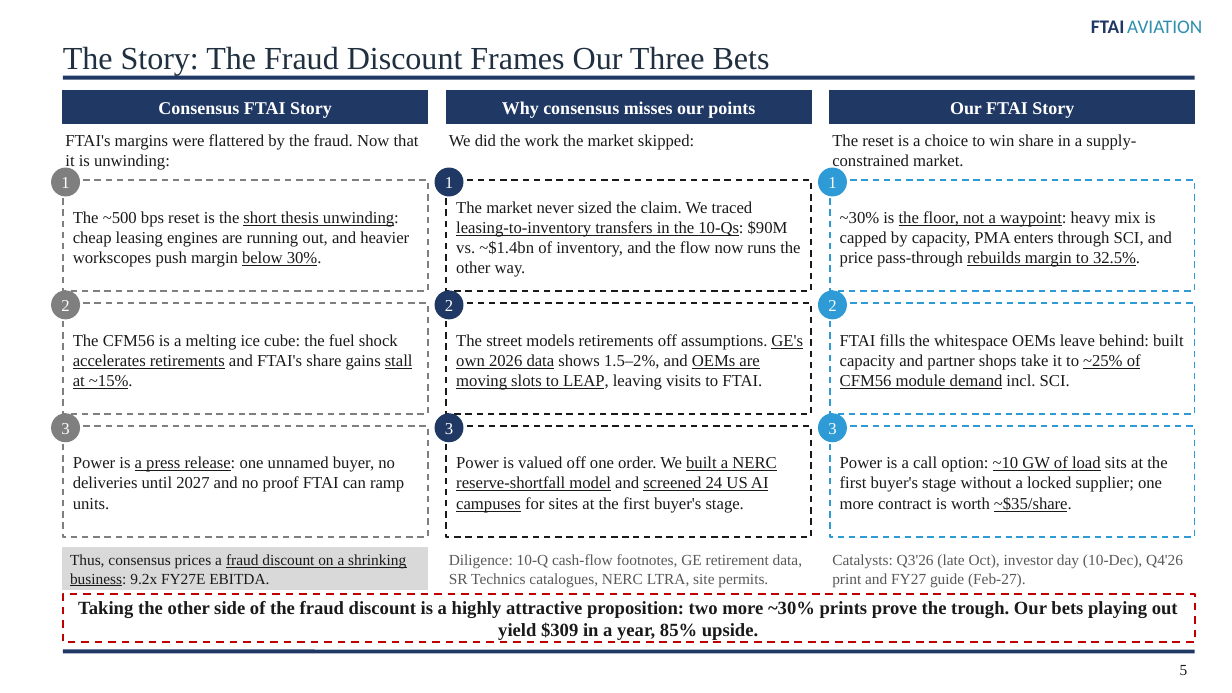
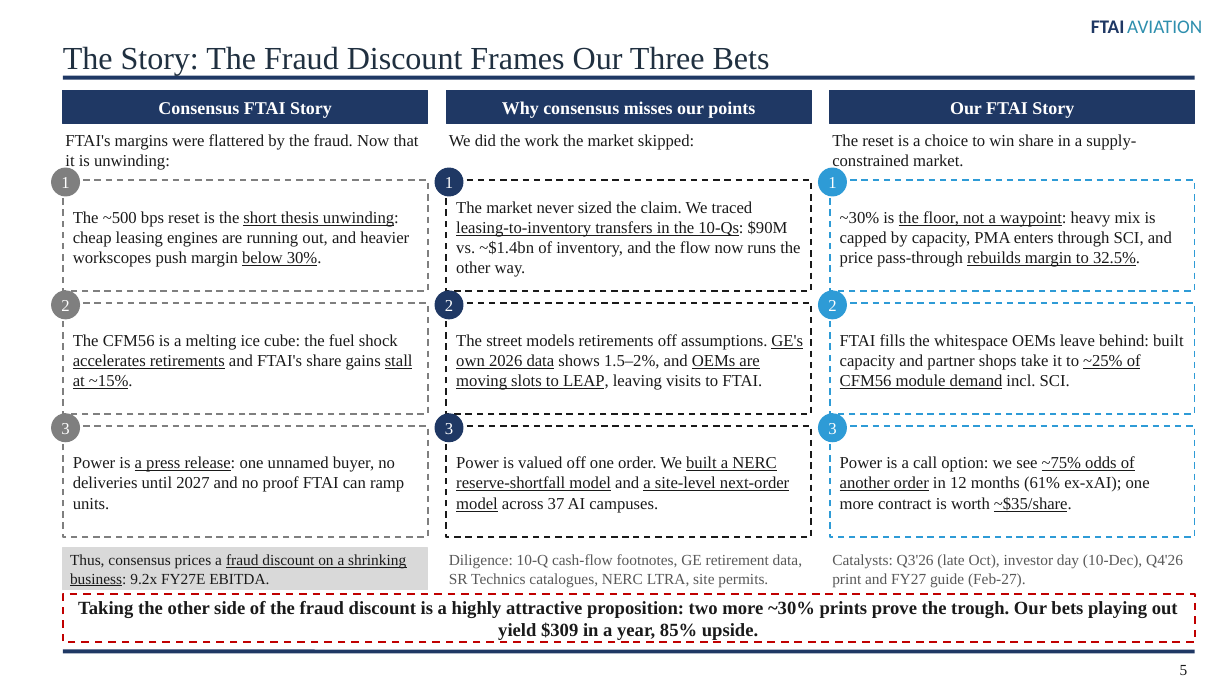
Before and after one commit to maxlsmls-dot/SPOT, a slide deck: slide 5 of ftai_pitch/FTAI_Long_Pitch.pptx. Drawn at 1232x693 pixels with LibreOffice and Linux fonts; fonts in the diff are those of the drawing. Boxes give left, top, right and bottom in pixels: in the first picture for what was removed or moved away, otherwise in the second. Text is boxed around its words. In the diff, an @@ line names an element or a change of style, - is before the commit and + after.

```diff
--- a/ftai_pitch/FTAI_Long_Pitch.pptx
+++ b/ftai_pitch/FTAI_Long_Pitch.pptx
@@ text at (x1=456, y1=456, x2=789, y2=512): text changed @@
-Power is valued off one order. We built a NERC reserve-shortfall model and screened 24 US AI campuses for sites at the first buyer's stage.
+Power is valued off one order. We built a NERC reserve-shortfall model and a site-level next-order model across 37 AI campuses.
@@ text at (x1=840, y1=456, x2=1150, y2=512): text changed @@
-Power is a call option: ~10 GW of load sits at the first buyer's stage without a locked supplier; one more contract is worth ~$35/share.
+Power is a call option: we see ~75% odds of another order in 12 months (61% ex-xAI); one more contract is worth ~$35/share.
```
Also in this commit, not shown: 2 other slides changed, 5 other files.
